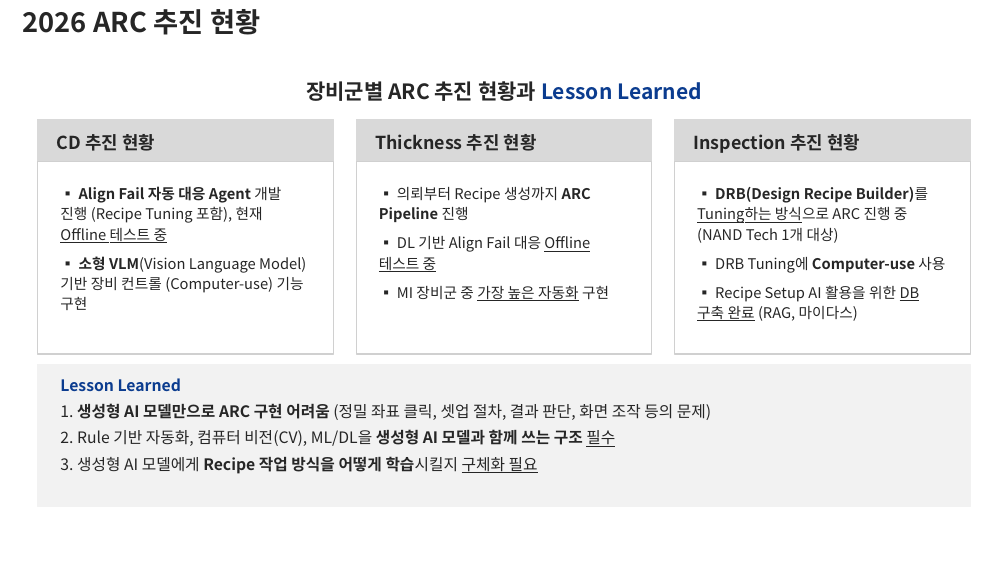
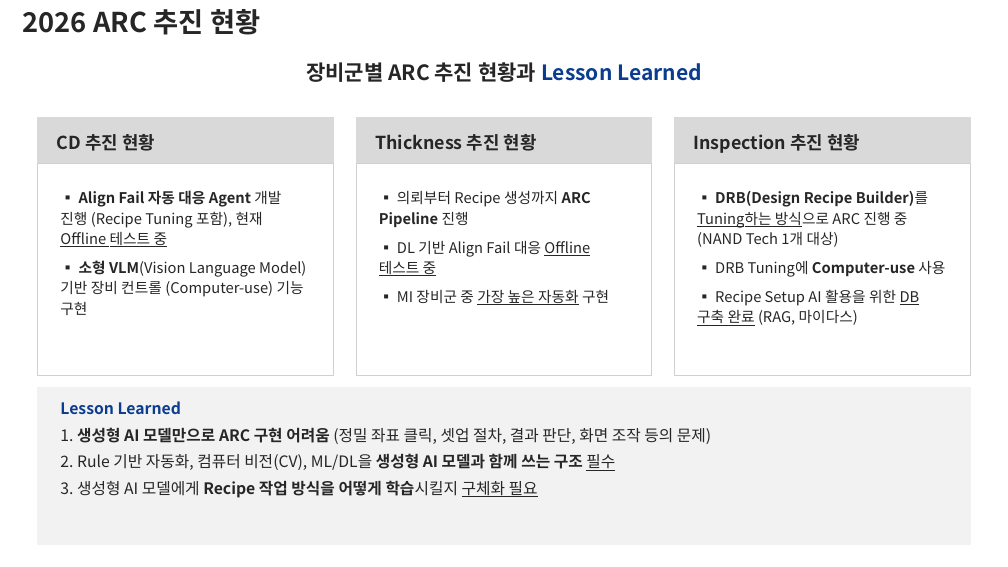
Before and after one commit to DarrenKoi/pm_notes, a slide deck: slide 2 of my-task/arc-tf/deliverables/arc-tf-proposal.pptx. Drawn at 1008x567 pixels with LibreOffice and Linux fonts; fonts in the diff are those of the drawing. Boxes give left, top, right and bottom in pixels: in the first picture for what was removed or moved away, otherwise in the second. Text is boxed around its words. In the diff, an @@ line names an element or a change of style, - is before the commit and + after.

```diff
--- a/my-task/arc-tf/deliverables/arc-tf-proposal.pptx
+++ b/my-task/arc-tf/deliverables/arc-tf-proposal.pptx
@@ text "장비군별 ARC 추진 현황과 Lesson ...": place and size @@
-text "장비군별 ARC 추진 현황과 Lesson ..." at (306, 81, 702, 101)
+text "장비군별 ARC 추진 현황과 Lesson ..." at (306, 62, 702, 82)
@@ rectangle: place and size @@
-rectangle at (38, 161, 333, 354)
+rectangle at (38, 163, 333, 376)
@@ rectangle: place and size @@
-rectangle at (356, 161, 652, 354)
+rectangle at (356, 163, 652, 376)
@@ rectangle: place and size @@
-rectangle at (675, 161, 970, 354)
+rectangle at (675, 163, 970, 376)
@@ text "▪ Align Fail 자동 대응 ...": place and size @@
-text "▪ Align Fail 자동 대응 ..." at (60, 186, 306, 310)
+text "▪ Align Fail 자동 대응 ..." at (60, 190, 306, 315)
@@ text "▪ 의뢰부터 Recipe 생성까지 ARC ...": place and size @@
-text "▪ 의뢰부터 Recipe 생성까지 ARC ..." at (379, 187, 609, 301)
+text "▪ 의뢰부터 Recipe 생성까지 ARC ..." at (379, 191, 609, 305)
@@ text "▪ DRB(Design Recipe Builder)를 Tuning하는 ...": place and size @@
-text "▪ DRB(Design Recipe Builder)를 Tuning하는 ..." at (697, 187, 945, 321)
+text "▪ DRB(Design Recipe Builder)를 Tuning하는 ..." at (697, 191, 945, 326)
@@ rectangle: place and size @@
-rectangle at (38, 364, 970, 507)
+rectangle at (38, 387, 970, 544)
@@ text "Lesson Learned": place and size @@
-text "Lesson Learned" at (60, 378, 711, 474)
+text "Lesson Learned" at (60, 401, 711, 498)
```
Also in this commit, not shown: 8 other slides changed, 4 other files.
